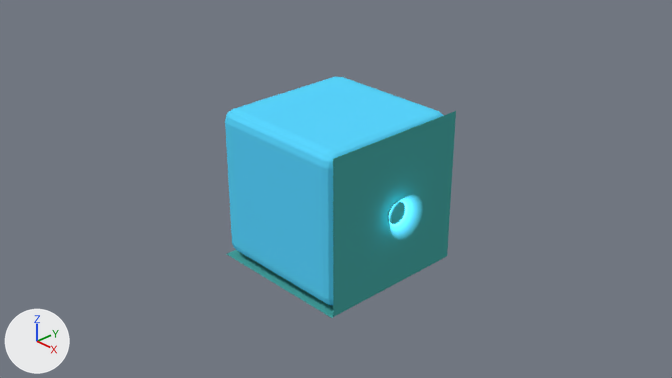
The Blender file box-3.0.blend: old version first, new version second.
One viewpoint serves both versions: the file's camera 'Camera'. Arrows for +X, +Y and +Z are at lower left; the lights stay in place. The same objects are shown in both versions, whatever each file hides.

In view in the first picture: 'bottom', 'core', 'drip-panel'.
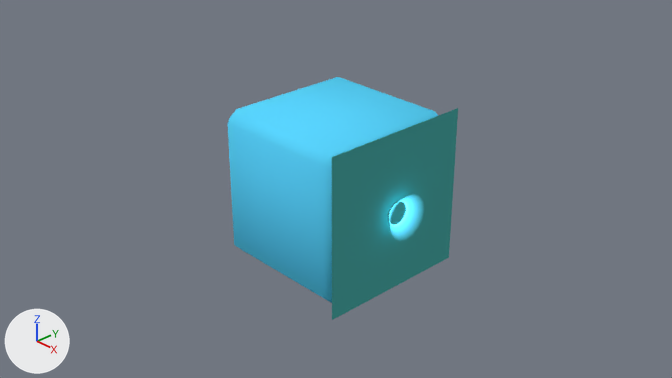
Pixel boxes (x1, y1, x2, y2) of what changed, in the pictures (672 x 378 px):
'core', shading changed, modifiers changed: before (225, 77, 444, 305); after (228, 77, 438, 303)
'drip-panel', moved, rescaled: before (333, 111, 456, 317); after (332, 108, 458, 320)
'bottom', moved, rescaled (not visible afterwards): before (227, 250, 434, 318)
'drip-path.001', moved, rescaled: before (351, 213, 397, 243); after (350, 240, 381, 245)
'drip-path.003', moved, rescaled (7% wider): before (384, 157, 398, 212); after (384, 155, 399, 213)
'drip-path.002', moved, rescaled: before (349, 212, 397, 219); after (347, 212, 397, 220)
'drip-center-glow', moved, rescaled: before (389, 200, 409, 228); after (389, 200, 410, 229)
'drip-path.000', moved, rescaled: before (363, 241, 382, 269); after (362, 214, 397, 271)
'drip-center', moved, rescaled: before (389, 202, 405, 224); after (389, 202, 406, 225)
'drip-path.006', moved, rescaled: before (397, 183, 439, 212); after (398, 182, 441, 212)
'drip-path.005', moved, rescaled: before (397, 157, 431, 213); after (399, 156, 432, 211)
'drip-path.004', moved, rescaled: before (404, 152, 415, 186); after (404, 150, 415, 184)

What changed in the scene script:
```text
Change me_cube_006:
    where me_cube_006.from_pydata(...)  # 8 vertices, 6 faces; spans x -1.0..1.0, y -1.0..1.0, z -1.0..1.0
    used by ob_core; parent = ob_box; location = (0.0, 0.0, 0.0); scale = (0.955, 0.955, 0.955)
    me_cube_006 part 1: all faces are now shaded smooth (6 of 6 changed)
Change ob_bottom:
    ob_bottom.location: (0.0, 0.0, -1.0) -> (0.0, 0.0, -1.007)
    ob_bottom.scale: (0.972, 0.972, 0.972) -> (0.0, 0.0, 0.0)
Change ob_drip_panel:
    ob_drip_panel.scale: (0.972, 0.972, 0.972) -> (1.0, 1.0, 1.0)
    ob_drip_panel.location: (1.0, 0.0, 0.0) -> (1.006, 0.0, 0.0)
Change ob_core:
    where _m = ob_core.modifiers.new('Bevel', 'BEVEL')
    remove _m.segments = 3
```
